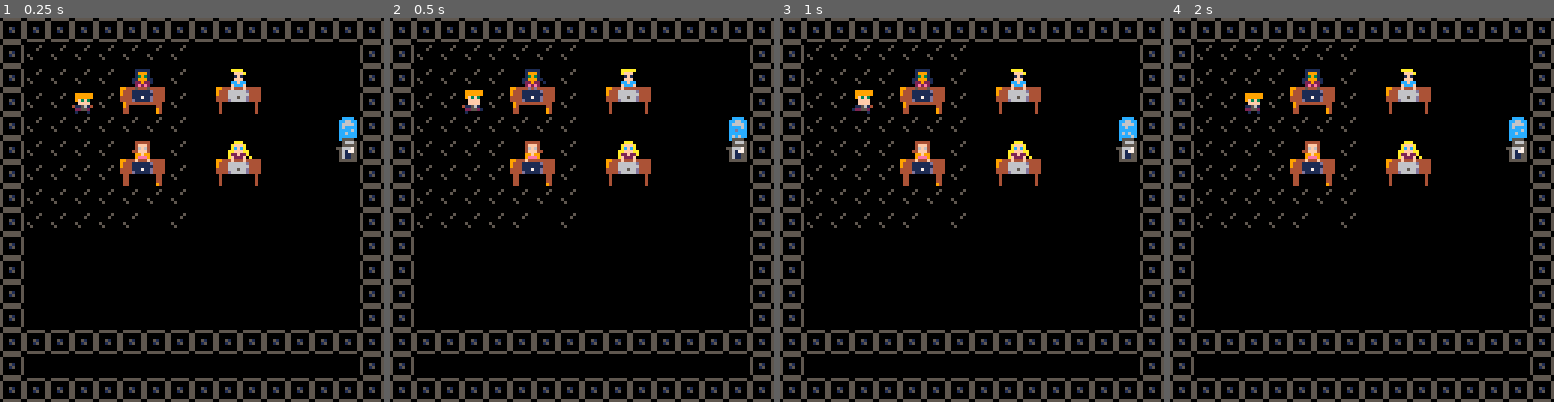
Above: before the commit, frames 1-4 (left to right).
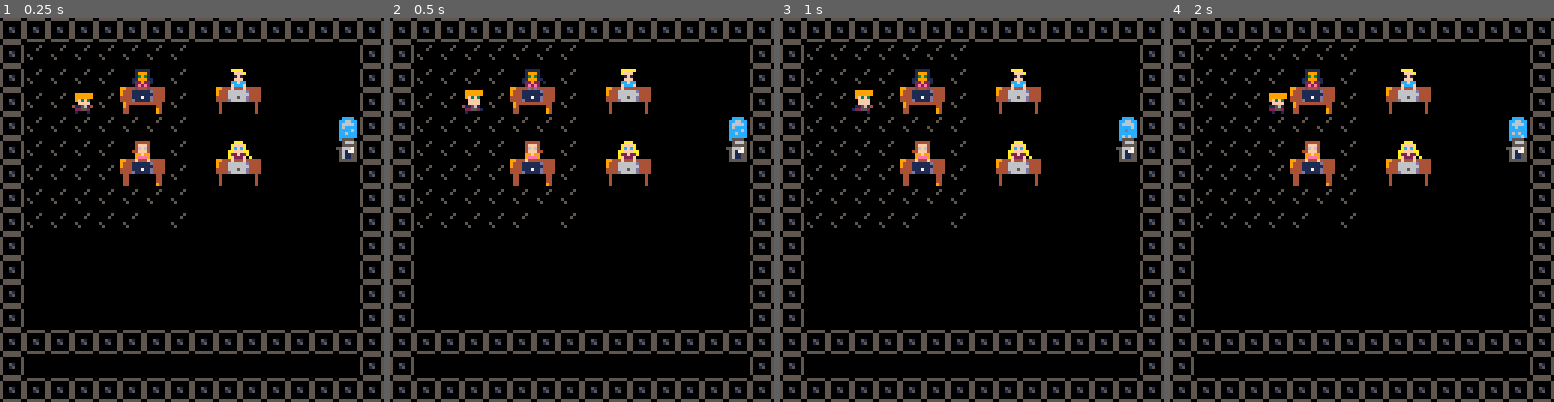
Above: after the commit, the same moments.

Repository: brettski/pico-8
Game: PICO-8 cartridge itslug.p8
The game is run twice, just before and just after one commit, with the same random seed, the same clock (stepped at 60 frames per second) and the same inputs.
Inputs:
- Up to frame 1 (0.25 s): no input
- Up to frame 2 (0.5 s): tap X (X key) at 0.33 s
- Up to frame 3 (1 s): tap O (Z key) at 0.7 s
- Up to frame 4 (2 s): tap X (X key) at 1.07, 1.85 s; hold Right from 1.6 s (still down); tap O (Z key) at 1.7 s

Frame 1 is identical in both runs. In frame 2, less than 0.1% of the frame differs, in the area x 89-93%, y 28-32%; in frame 3, less than 0.1%; in frame 4, 0.5%, in the area x 19-93%, y 19-32%.

Commit message:
good player movement

Diff:
--- a/itslug.p8
+++ b/itslug.p8
@@ -28,9 +28,16 @@
 end
 
 function startgame()
+ buttonbuf=-1
  plr_x=3
  plr_y=3
+ plr_ox=0
+ plr_oy=0
+ plr_sox=0
+ plr_soy=0
  plr_flp=false
+ plr_mov=nil
+ plr_t=0
 
  loadlevel(0)
 end
@@ -60,9 +67,54 @@
 --updates
 
 function updategame()
-
-end
-
+ --dobutton(getbutton())
+
+ dobuttonbuf()
+ dobutton(buttonbuf)
+ buttonbuf=-1
+end
+
+function dobuttonbuf()
+ if buttonbuf==-1 then
+  buttonbuf=getbutton()
+ end
+end
+
+function getbutton()
+	for i=0,5 do
+	 if btnp(i) then
+	  return i
+	 end
+	end
+	return -1
+end
+
+function dobutton(butt)
+ if butt<0 then return end
+ if butt<4 then
+  moveplayer(dirx[butt+1],diry[butt+1])
+  --plr_x+=dirx[butt+1]
+  --plr_y+=diry[butt+1]
+ end
+ --menu buttons here 🅾️❎
+ --🅾️ swich modes
+ --❎ select
+end
+
+function update_plrturn()
+ dobuttonbuf()
+ plr_t=min(plr_t+0.125,1)
+
+ plr_mov()
+ if plr_t==1 then
+  _upd=updategame
+ end
+end
+
+function movwalk()
+ plr_ox=plr_sox*(1-plr_t)
+ plr_oy=plr_soy*(1-plr_t)
+end
 
 -->8
 --draws
@@ -70,13 +122,12 @@
 function drawgame()
  cls(0)
  map()
- drawspr(plrani,plr_x*8,plr_y*8)
- drawspr(waterc,14*8,4*8,15)
+ drawspr(plr_ani,plr_x*8+plr_ox,plr_y*8+plr_oy,dfltani_spd,plr_flp)
+ drawspr(waterc,14*8,4*8,28,false)
  dodeskani()
 end
 
 function getframe(ani,spd)
- spd = spd or 10
  return ani[flr(t/spd)%#ani+1]
 end
 
@@ -84,13 +135,15 @@
  for i=1,#deskani do
   drawspr(deskani[i],
    deskanix[i],
-   deskaniy[i])
- end
-end
-
-function drawspr(_sprts,_x,_y,spd)
+   deskaniy[i],
+   dfltani_spd,
+   false)
+ end
+end
+
+function drawspr(_sprts,_x,_y,spd,flp)
  palt(0,false)
- spr(getframe(_sprts,spd),_x,_y)
+ spr(getframe(_sprts,spd),_x,_y,1,1,flp)
  pal()
 end
 
@@ -110,14 +163,42 @@
 
 -- init animation data
 function initanidata()
- plrani={16,17,18,19}
+ dfltani_spd=10
+ plr_ani={16,17,18,19}
  waterc={49,50,51,52}
  deskani={}
  deskanix={}
  deskaniy={}
 end
 -->8
---
+--gameplay
+
+function moveplayer(_dx,_dy)
+ local destx,desty=
+  plr_x+_dx,plr_y+_dy
+ local tile=mget(destx,desty)
+
+ if _dx<0 then
+ 	plr_flp=true
+ elseif _dx>0 then
+ --keep same if 0
+  plr_flp=false
+ end
+
+ --todo check for desk first
+ if fget(tile,0) then --solid
+  return
+  --todo add bump
+ else --ok to walk
+  plr_x+=_dx
+  plr_y+=_dy
+  plr_sox,plr_soy=-_dx*8,-_dy*8
+  plr_ox,plr_oy=plr_sox,plr_soy
+  plr_t=0
+  _upd=update_plrturn
+  plr_mov=movwalk
+ end
+end
 __gfx__
 00000000777777770000000000000000000000000000000004444400004444400000000000000000000000000000000000000000000000000000000000000000
 00000000700000070000000000000000000000000000000004aaa400004ffff00000000000000000000000000000000000000000000000000000000000000000
